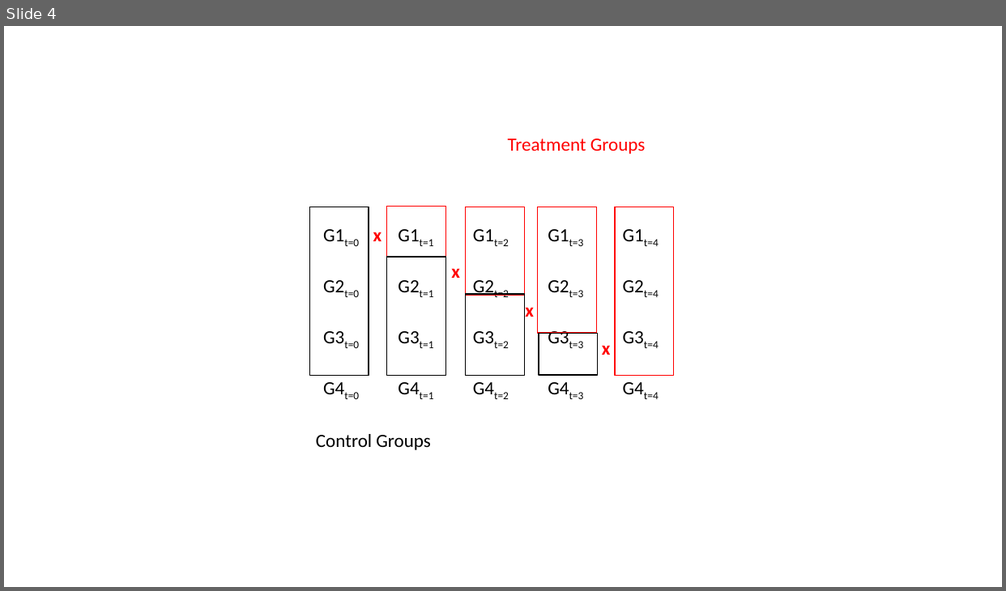
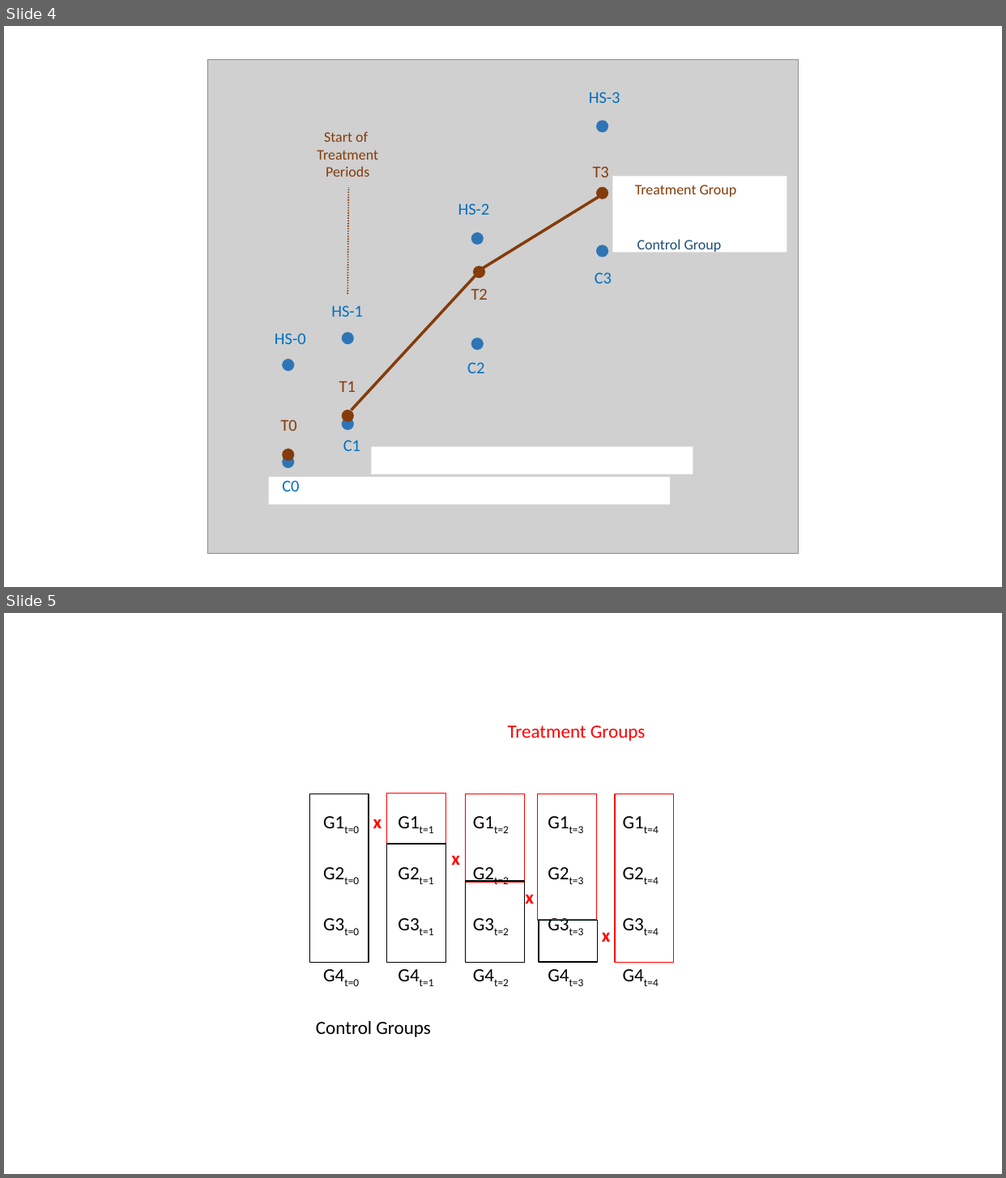
Before and after one commit to DS4PS/cpp-524-spr-2021, a slide deck: lectures/p-01.01-counterfactual-example.pptx. Shown one above the other, each under a label of ours: slide 4 before the commit, slides 4 and 5 after it. The pictures are 1006x591 and 1006x1178 pixels, drawn with LibreOffice and Linux fonts; fonts in the diff are those of the drawing; grey boxes stand for pictures. Boxes give left, top, right and bottom in pixels: in the first picture for what was removed or moved away, otherwise in the second. Text is boxed around its words. In the diff, an @@ line names an element or a change of style, - is before the commit and + after.

```diff
--- a/lectures/p-01.01-counterfactual-example.pptx
+++ b/lectures/p-01.01-counterfactual-example.pptx
@@ slide 4 added at <box>4,26,1002,587</box>, background #FFFFFF @@
@@ group added at <box>207,60,799,554</box>: 15 texts, 12 ellipses, 3 rectangles, 3 lines, 1 picture @@
+HS-0
+HS-1
+HS-2
+HS-3
+C0
+C1
+C2
+C3
+T0
+T1
+T2
+T3
+Start of
+Treatment
+Periods
+Treatment Group
+Control Group
@@ what was slide 4 is now slide 5 @@
```
Also in this commit, not shown: 2 other files.
